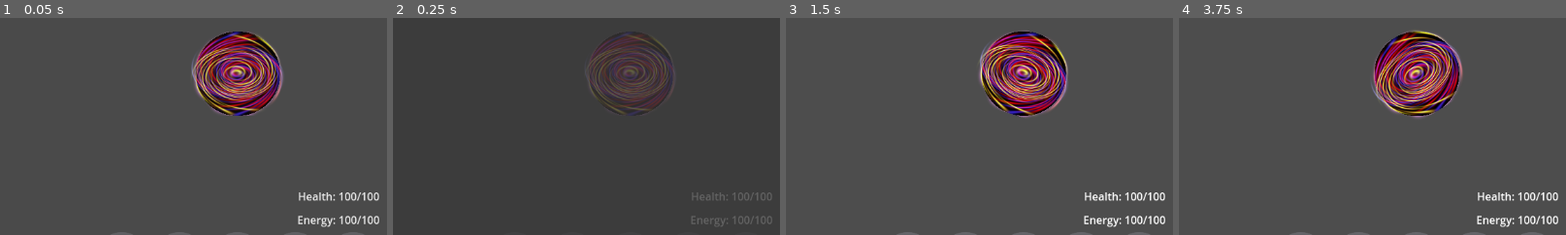
Above: before the commit, frames 1-4 (left to right).
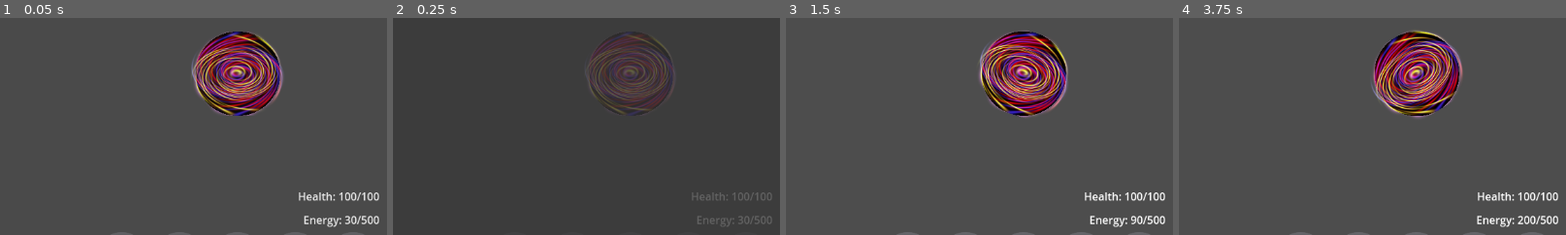
Above: after the commit, the same moments.

Repository: starlight426/TeamSevenGame
Game: Godot game, scene res://main.tscn
Same seed, same stepped clock (60 frames per second), same inputs: the game is played once before the commit and once after it.
Inputs (mouse positions are % of the whole screen's width and height, from its top left):
- Up to frame 1 (0.05 s): no input
- Up to frame 2 (0.25 s): no input
- Up to frame 3 (1.5 s): click (35, 93) at 0.5 s; click (42, 93) at 1.25 s
- Up to frame 4 (3.75 s): click (50, 93) at 2 s; click (57, 93) at 2.75 s; click (65, 93) at 3.5 s
The pictures show only the part of the screen within x 19-69%, y 37-87%; the shares and areas given below are measured in that part.

The runs differ from the first frame. In frame 1, 0.4% of the frame differs, in the area x 76-98%, y 91-97%; in frame 2, 0.1%; in frame 3, 0.4%; in frame 4, less than 0.1%.

Commit message:
2:12 push

Diff:
--- a/Scripts/player.gd
+++ b/Scripts/player.gd
@@ -2,7 +2,9 @@
 
 @export var speed = 3000
 @export var hp = 100
+@export var energy = 0
 @export var team = "cigil"
+var energy_ready = true
 
 # Called when the node enters the scene tree for the first time.
 func _ready() -> void:
@@ -11,15 +13,13 @@
 
 # Called every frame. 'delta' is the elapsed time since the previous frame.
 func _physics_process(delta: float) -> void:
+	if(energy_ready):
+		add_energy()
 
-	# Get the global mouse position
-	var mouse_position = get_global_mouse_position()
-	# Calculate the angle between the player and the mouse
-	var angle_to_mouse = (mouse_position - global_position).angle()
-	# Set the player's rotation to face towards the mouse
-	global_rotation = angle_to_mouse
+	# set the player's rotation towards the mouse
+	global_rotation = (get_global_mouse_position() - global_position).angle()
 
-	# Check for movement keys and set movement vector accordingly
+	# check for movement keys and set movement vector accordingly
 	var movement = Vector2.ZERO
 	if Input.is_action_pressed("d_press"):
 		movement.x += 1
@@ -31,13 +31,19 @@
 		movement.y -= 1
 	if movement != Vector2.ZERO:
 		movement = movement.normalized()
-	# Move the character
 	velocity = movement * speed
 	move_and_slide()
 
-
-
-
+func add_energy():
+	energy_ready = false
+	if(energy < 100):
+		energy += 10
+	if(energy < 300):
+		energy += 10
+	if(energy < 500):
+		energy += 10
+	await get_tree().create_timer(0.5).timeout
+	energy_ready = true
 
 func take_damage(dmg):
 	hp -= dmg
--- /dev/null
+++ b/UI Scenes/player_ui.gd
@@ -0,0 +1,10 @@
+extends Control
+
+var player_node
+
+func _ready() -> void:
+	player_node = get_parent().get_parent().get_node("Player")
+
+func _physics_process(delta: float) -> void:
+	$HBoxContainer2/HealthLabel.text = "Health: " + str(player_node.hp) + "/100"
+	$HBoxContainer/EnergyLabel.text = "Energy: " + str(player_node.energy) + "/500"
--- a/UI Scenes/player_ui.tscn
+++ b/UI Scenes/player_ui.tscn
@@ -1,5 +1,6 @@
-[gd_scene load_steps=2 format=3 uid="uid://cc7vstslog23o"]
+[gd_scene load_steps=3 format=3 uid="uid://cc7vstslog23o"]
 
+[ext_resource type="Script" uid="uid://b3bwwb3yp2s6r" path="res://UI Scenes/player_ui.gd" id="1_8wq4l"]
 [ext_resource type="Texture2D" uid="uid://c4m82to15c03o" path="res://Assets/UI Sprites/Icon_Border.png" id="1_k4ew6"]
 
 [node name="PlayerUI" type="Control"]
@@ -9,6 +10,7 @@
 offset_top = -1620.0
 offset_right = 2880.0
 offset_bottom = 1620.0
+script = ExtResource("1_8wq4l")
 
 [node name="HBoxContainer" type="HBoxContainer" parent="."]
 layout_mode = 0
Not shown, added: UI Scenes/player_ui.gd.uid
